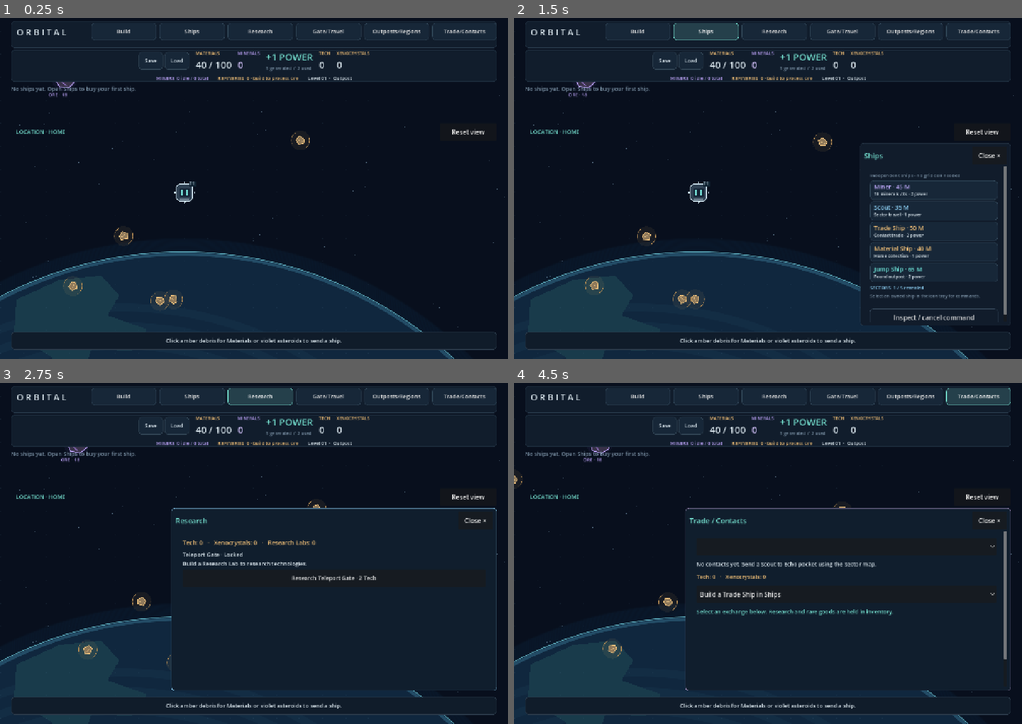
Above: before the commit, frames 1-4 (two rows, left to right).
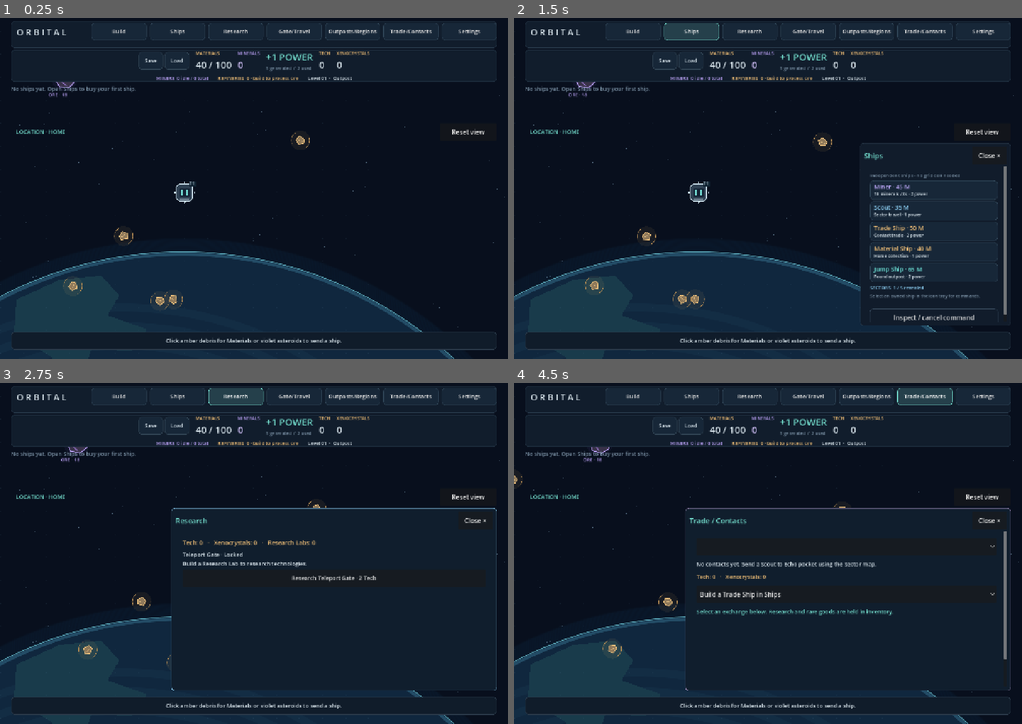
Above: after the commit, the same moments.

Repository: pidiman/orbital
Game: Godot game, scene res://orbital.tscn
The game is run twice, just before and just after one commit, with the same random seed, the same clock (stepped at 60 frames per second) and the same inputs.
Inputs:
- Up to frame 1 (0.25 s): no input
- Up to frame 2 (1.5 s): click "Build" at 0.5 s; click "Ships" at 1.25 s
- Up to frame 3 (2.75 s): click "Research" at 2 s
- Up to frame 4 (4.5 s): click "Gate/Travel" at 2.75 s; click "Outposts/Regions" at 3.5 s; click "Trade/Contacts" at 4.25 s

The runs differ from the first frame. In frame 1, 0.5% of the frame differs, in the area x 22-96%, y 1-7%; in frame 2, 0.8%; in frame 3, 0.9%; in frame 4, 1.4%, in the area x 22-98%, y 1-7%.

Commit message:
Add RTS camera pan (drag + WSAD) + edge scrolling toggle (default off) + Settings menu

Diff:
--- /dev/null
+++ b/data/camera_controls.json
@@ -0,0 +1,9 @@
+{
+  "pan_speed": 600.0,
+  "drag_threshold": 7.0,
+  "edge_width": 24.0,
+  "bounds_margin": 240.0,
+  "options": [
+    {"id": "edge_scrolling", "label": "Edge scrolling", "type": "bool", "default": false}
+  ]
+}
--- a/scripts/asteroid_field.gd
+++ b/scripts/asteroid_field.gd
@@ -44,17 +44,16 @@
 			_add_discovery_marker(asteroid_id)
 	asteroid_count = rocks.size()
 
-func _unhandled_input(event: InputEvent) -> void:
-	if not (event is InputEventMouseButton and event.pressed and event.button_index == MOUSE_BUTTON_LEFT):
-		return
+func handle_click(point: Vector2) -> bool:
 	for asteroid_id: int in rocks:
-		if (get_canvas_transform().affine_inverse() * event.position).distance_to(rocks[asteroid_id].point) <= 34.0:
+		if (get_canvas_transform().affine_inverse() * point).distance_to(rocks[asteroid_id].point) <= 34.0:
 			var error: String = fleet.dispatch(asteroid_id, selected_ship)
 			notice.emit("Mining Ship dispatched. Minerals arrive when the timer ends." if error.is_empty() else error, not error.is_empty())
 			if error.is_empty():
 				selected_ship = -1
 			get_viewport().set_input_as_handled()
-			return
+			return true
+	return false
 
 func _on_completed(unit: Variant, asteroid_id: int, amount: int) -> void:
 	var point: Vector2 = rocks[asteroid_id].point if rocks.has(asteroid_id) else board.center
--- /dev/null
+++ b/scripts/camera_input.gd
@@ -0,0 +1,84 @@
+extends Node
+# GUI gets the initial press first. World gestures are committed only on release.
+var game: Node2D
+var pending: bool = false
+var dragging: bool = false
+var start: Vector2
+var last: Vector2
+var region: String
+var focused: bool = true
+var pointer: Vector2 = Vector2(-1, -1)
+
+func _ready() -> void:
+	process_priority = 21
+	get_viewport().mouse_exited.connect(func() -> void: pointer = Vector2(-1, -1))
+
+func cancel_gesture() -> void:
+	pending = false
+	dragging = false
+
+func _notification(what: int) -> void:
+	if what == NOTIFICATION_WM_WINDOW_FOCUS_OUT:
+		focused = false
+		cancel_gesture()
+	elif what == NOTIFICATION_WM_WINDOW_FOCUS_IN:
+		focused = true
+
+func _unhandled_input(event: InputEvent) -> void:
+	if event is InputEventMouseButton and event.button_index == MOUSE_BUTTON_LEFT and event.pressed and not game.hud.pointer_over_ui(event.position):
+		pending = true
+		dragging = false
+		start = event.position
+		last = start
+		region = game.fleet.regions.current_region
+		get_viewport().set_input_as_handled()
+
+func _input(event: InputEvent) -> void:
+	if event is InputEventMouse: pointer = event.position
+	if event is InputEventKey and event.pressed and event.keycode == KEY_ESCAPE: cancel_gesture()
+	if event is InputEventMouseButton and event.pressed and event.button_index == MOUSE_BUTTON_RIGHT: cancel_gesture()
+	if not pending: return
+	if region != game.fleet.regions.current_region:
+		cancel_gesture()
+		return
+	if event is InputEventMouseMotion:
+		_drag_to(event.position)
+		get_viewport().set_input_as_handled()
+	elif event is InputEventMouseButton and event.button_index == MOUSE_BUTTON_LEFT and not event.pressed:
+		_drag_to(event.position)
+		var click: bool = not dragging and not game.hud.pointer_over_ui(event.position)
+		cancel_gesture()
+		get_viewport().set_input_as_handled()
+		if click: _click(start)
+
+func _drag_to(point: Vector2) -> void:
+	if not dragging and point.distance_to(start) > float(game.preferences.definitions.drag_threshold):
+		dragging = true
+		last = start
+	if dragging:
+		# Grab the field: contents follow the pointer in its drag direction.
+		game.ship_camera.pan_pixels(last - point)
+	last = point
+
+func _click(point: Vector2) -> void:
+	# Same precedence and original command handlers; no simulated input replay.
+	if game.get_node("ShipInteraction").handle_click(point): return
+	if game.asteroids.handle_click(point): return
+	if game.debris.handle_click(point): return
+	game.board.handle_click(point)
+
+func edge_direction(point: Vector2) -> Vector2:
+	if not game.preferences.values.edge_scrolling or pending or game.hud.has_open_panel() or game.hud.pointer_over_ui(point): return Vector2.ZERO
+	var area := get_viewport().get_visible_rect()
+	if not area.has_point(point): return Vector2.ZERO
+	var band: float = float(game.preferences.definitions.edge_width)
+	return Vector2(float(point.x >= area.end.x - band) - float(point.x < band), float(point.y >= area.end.y - band) - float(point.y < band)).normalized()
+
+func _process(delta: float) -> void:
+	if not focused or pending or game.hud.has_open_panel(): return
+	var owner: Control = get_viewport().gui_get_focus_owner()
+	if owner is LineEdit or owner is TextEdit: return
+	var direction := Vector2(float(Input.is_physical_key_pressed(KEY_D)) - float(Input.is_physical_key_pressed(KEY_A)), float(Input.is_physical_key_pressed(KEY_S)) - float(Input.is_physical_key_pressed(KEY_W)))
+	if direction == Vector2.ZERO: direction = edge_direction(pointer)
+	if direction != Vector2.ZERO:
+		game.ship_camera.pan_pixels(direction.normalized() * float(game.preferences.definitions.pan_speed) * minf(delta, 0.05))
--- /dev/null
+++ b/scripts/client_preferences.gd
@@ -0,0 +1,26 @@
+extends RefCounted
+# Local presentation preferences, entirely separate from OrbitalSaveStore.
+var definitions: Dictionary = JSON.parse_string(FileAccess.get_file_as_string("res://data/camera_controls.json"))
+var values: Dictionary = {}
+var path: String = "user://orbital-client.cfg"
+var enabled: bool = true
+
+func _init() -> void:
+	for option: Dictionary in definitions.options: values[option.id] = option.default
+
+func load_preferences() -> void:
+	if not enabled: return
+	var config := ConfigFile.new()
+	if config.load(path) != OK: return
+	for option: Dictionary in definitions.options:
+		var value: Variant = config.get_value("camera", option.id, option.default)
+		if typeof(value) == typeof(option.default): values[option.id] = value
+
+func set_value(id: String, value: Variant) -> Error:
+	if not values.has(id) or typeof(value) != typeof(values[id]): return ERR_INVALID_PARAMETER
+	values[id] = value
+	if not enabled: return OK
+	var config := ConfigFile.new()
+	config.load(path) # Preserve unrelated/future preferences.
+	for key: String in values: config.set_value("camera", key, values[key])
+	return config.save(path)
--- a/scripts/debris_field.gd
+++ b/scripts/debris_field.gd
@@ -26,14 +26,12 @@
 		pieces.append({"id": debris_id, "point": point, "angle": fmod(debris_id * 2.399, TAU) + supply.elapsed * 0.2})
 	debris_count = pieces.size()
 
-func _unhandled_input(event: InputEvent) -> void:
+func handle_click(point: Vector2) -> bool:
 	if not supply.fleet.regions.primary_station_visible():
-		return
-	if not (event is InputEventMouseButton and event.pressed and event.button_index == MOUSE_BUTTON_LEFT):
-		return
+		return false
 	for i in range(pieces.size() - 1, -1, -1):
 		var piece: Dictionary = pieces[i]
-		if (get_canvas_transform().affine_inverse() * event.position).distance_to(piece.point) <= 27:
+		if (get_canvas_transform().affine_inverse() * point).distance_to(piece.point) <= 27:
 			var collected: int = supply.salvage(int(piece.id))
 			if collected == 0:
 				full_storage.emit()
@@ -42,7 +40,8 @@
 			_sync_view()
 			get_viewport().set_input_as_handled()
 			queue_redraw()
-			return
+			return true
+	return false
 
 func _draw() -> void:
 	for piece: Dictionary in pieces:
--- a/scripts/hud.gd
+++ b/scripts/hud.gd
@@ -27,6 +27,8 @@
 var grid_controls: HBoxContainer
 var grid_buttons: Dictionary = {}
 var menu_buttons: Dictionary = {}
+var settings_panel: PanelContainer
+var settings_toggles: Dictionary = {}
 var managed_panels: Array[PanelContainer] = []
 var panel_closes: Dictionary = {}
 var active_menu: String = ""
@@ -729,7 +731,7 @@
 	root.add_child(top_bar)
 	title_label.reparent(root)
 	toolbar = GridContainer.new()
-	toolbar.columns = 6
+	toolbar.columns = 7
 	toolbar.add_theme_constant_override("h_separation", 8)
 	toolbar.add_theme_constant_override("v_separation", 8)
 	menu_scroll = ScrollContainer.new()
@@ -737,7 +739,7 @@
 	root.add_child(menu_scroll)
 	menu_scroll.add_child(toolbar)
 	toolbar.size_flags_horizontal = Control.SIZE_EXPAND_FILL
-	for caption: String in ["Build", "Ships", "Research", "Gate/Travel", "Outposts/Regions", "Trade/Contacts"]:
+	for caption: String in ["Build", "Ships", "Research", "Gate/Travel", "Outposts/Regions", "Trade/Contacts", "Settings"]:
 		var button := Button.new()
 		button.text = caption
 		button.custom_minimum_size.y = 44
@@ -751,6 +753,7 @@
 	research_button.get_parent().remove_child(research_button)
 	research_button.queue_free()
 	research_button = menu_buttons["Research"]
+	_setup_settings()
 	_wrap_panel(panel, "Build / Ships")
 	_wrap_panel(research_panel, "Research")
 	_wrap_panel(gate_panel, "Gate / Travel")
@@ -790,7 +793,7 @@
 	heading.add_child(close)
 	panel_closes[target.get_instance_id()] = close
 	var view: Node = region_navigation if target == region_navigation.panel else target
-	if view != panel and view != ship_context:
+	if view != panel and view != ship_context and view != settings_panel:
 		var old_close: Button = view.close_button
 		old_close.get_parent().hide()
 		view.close_button = close
@@ -822,7 +825,7 @@
 func _layout_menus() -> void:
 	if not is_instance_valid(toolbar): return
 	var viewport_size := get_viewport().get_visible_rect().size
-	toolbar.columns = 6
+	toolbar.columns = 7
 	menu_scroll.position = Vector2(230, 12)
 	menu_scroll.size = Vector2(viewport_size.x - 258, 60)
 	toolbar.custom_minimum_size.y = 44
@@ -838,7 +841,7 @@
 	region_navigation.location_label.mouse_filter = Control.MOUSE_FILTER_IGNORE
 	orbit_label.hide() # Replaced by the always-visible location indicator and Regions details.
 	for target: PanelContainer in managed_panels:
-		var width: float = minf(380 if target == panel or target == ship_context else 820, viewport_size.x - 56)
+		var width: float = minf(380 if target == panel or target == ship_context or target == settings_panel else 820, viewport_size.x - 56)
 		target.position = Vector2(viewport_size.x - width - 28, top)
 		var height: float = maxf(100, viewport_size.y - top - 84)
 		target.size = Vector2(width, minf(height, 360) if target == ship_context else height)
@@ -869,6 +872,7 @@
 		"Build", "Ships":
 			activate_panel(panel, menu)
 			tabs.current_tab = 0 if menu == "Build" else 1
+		"Settings": activate_panel(settings_panel, "Settings")
 		"Research": research_panel.open_panel()
 		"Gate/Travel": gate_panel.open_panel()
 		"Outposts/Regions": region_navigation.open_region(fleet.regions.current_region)
@@ -1003,3 +1007,37 @@
 		"→": camera.pan_view(Vector2.RIGHT)
 		"↑": camera.pan_view(Vector2.UP)
 		"↓": camera.pan_view(Vector2.DOWN)
+
+func _setup_settings() -> void:
+	settings_panel = PanelContainer.new()
+	settings_panel.name = "Settings"
+	root.add_child(settings_panel)
+	var body := VBoxContainer.new()
+	settings_panel.add_child(body)
+	for option: Dictionary in get_parent().preferences.definitions.options:
+		if option.type != "bool": continue
+		var toggle := CheckButton.new()
+		toggle.text = option.label
+		toggle.button_pressed = get_parent().preferences.values[option.id]
+		toggle.toggled.connect(func(value: bool) -> void:
+			if get_parent().preferences.set_value(option.id, value) != OK:
+				message("Could not save local settings."))
+		body.add_child(toggle)
+		settings_toggles[option.id] = toggle
+	_label(body, "Drag the field or use W/A/S/D to pan.", 14, MUTED)
+	_wrap_panel(settings_panel, "Settings")
+
+func has_open_panel() -> bool:
+	return managed_panels.any(func(item: PanelContainer) -> bool: return item.visible) or (is_instance_valid(dev_panel) and dev_panel.visible)
+
+func pointer_over_ui(point: Vector2) -> bool:
+	var viewport_size := get_viewport().get_visible_rect().size
+	if not Rect2(Vector2.ZERO, viewport_size).has_point(point): return true
+	if Rect2(28, 8, viewport_size.x - 56, 68).has_point(point): return true
+	var controls: Array[Control] = [resource_bar, ship_tray, station_view_button, region_navigation.location_label, footer]
+	for target: PanelContainer in managed_panels: controls.append(target)
+	if is_instance_valid(dev_panel): controls.append(dev_panel)
+	for control: Control in controls:
+		if control.is_visible_in_tree() and control.get_global_rect().has_point(point): return true
+	var hovered := get_viewport().gui_get_hovered_control()
+	return is_instance_valid(hovered) and hovered != root and hovered.mouse_filter != Control.MOUSE_FILTER_IGNORE
--- a/scripts/main.gd
+++ b/scripts/main.gd
@@ -22,6 +22,8 @@
 var model: StationModel
 var board: Node2D
 var debris: Node2D
+var preferences: RefCounted
+var camera_input: Node
 var ship_motion: Node
 var hud: CanvasLayer
 var ship_camera: Camera2D
@@ -39,6 +41,9 @@
 	# Disposable playtests must never read or overwrite the player's checkpoint.
 	persistence.path = save_path
 	persistence.enabled = verification_persistence or (not OS.get_cmdline_args().has("--summer-verify") and not get_tree().root.has_node("SummerProbe"))
+	preferences = preload("res://scripts/client_preferences.gd").new()
+	preferences.enabled = not OS.get_cmdline_args().has("--summer-verify") and not get_tree().root.has_node("SummerProbe")
+	preferences.load_preferences()
 	var resume_error: String = ""
 	var resumed: bool = false
 	if persistence.enabled and FileAccess.file_exists(persistence.path):
@@ -95,6 +100,10 @@
 	ship_interaction.name = "ShipInteraction"
 	ship_interaction.game = self
 	add_child(ship_interaction)
+	camera_input = preload("res://scripts/camera_input.gd").new()
+	camera_input.name = "CameraInput"
+	camera_input.game = self
+	add_child(camera_input)
 	supply.collection.notice.connect(hud.message)
 	hud.tool_selected.connect(_select_tool)
 	hud.ship_assignment_requested.connect(func(ship_id: int) -> void: asteroids.selected_ship = ship_id)
--- a/scripts/ship_focus.gd
+++ b/scripts/ship_focus.gd
@@ -1,4 +1,5 @@
 extends Camera2D
+const RegionView = preload("res://scripts/region_view.gd")
 # Presentation coordinates only; never writes ship, station, or mission state.
 var game: Node2D
 var ship_id: int = -1
@@ -36,9 +37,7 @@
 	return game.ship_motion.position_for(id)
 
 func pan_view(direction: Vector2) -> void:
-	ship_id = -1
-	position += direction * 120.0 / zoom
-	force_update_scroll()
+	pan_pixels(direction * 120.0)
 
 func zoom_view(factor: float) -> void:
 	ship_id = -1
@@ -53,3 +52,20 @@
 	zoom = Vector2.ONE * minf(area.size.x / grid_size.x, area.size.y / grid_size.y)
 	position = game.board.center + (viewport_size * 0.5 - area.get_center()) / zoom
 	force_update_scroll()
+
+func pan_bounds() -> Rect2:
+	var area := Rect2(Vector2.ZERO, get_viewport_rect().size)
+	if game.fleet.regions.primary_station_visible():
+		var extent: Vector2 = Vector2(StationGeometry.grid_dimensions) * game.board.cell_size * 0.5
+		area = area.merge(Rect2(game.board.center - extent, extent * 2.0))
+	else:
+		for content: Dictionary in game.fleet.regions.records[game.fleet.regions.current_region].contents:
+			if content.has("position"):
+				area = area.expand(RegionView.project(content.position, get_viewport_rect().size))
+	return area.grow(float(game.preferences.definitions.bounds_margin))
+
+func pan_pixels(offset: Vector2) -> void:
+	ship_id = -1
+	var bounds: Rect2 = pan_bounds()
+	position = (position + offset / zoom).clamp(bounds.position, bounds.end)
+	force_update_scroll()
--- a/scripts/ship_interaction.gd
+++ b/scripts/ship_interaction.gd
@@ -21,16 +21,16 @@
 		return first.distance_squared_to(screen_point) < second.distance_squared_to(screen_point))
 	return hits
 
-func _unhandled_input(event: InputEvent) -> void:
-	if not (event is InputEventMouseButton and event.pressed and event.button_index == MOUSE_BUTTON_LEFT): return
-	var hits: Array[int] = hits_at(event.position)
-	if hits.is_empty(): return
+func handle_click(point: Vector2) -> bool:
+	var hits: Array[int] = hits_at(point)
+	if hits.is_empty(): return false
 	var id: int = hits[0]
 	# Overlapping transit sprites at the same gate are individually reachable.
 	if hits.size() > 1 and hits.has(game.hud.selected_ship_id):
 		id = hits[(hits.find(game.hud.selected_ship_id) + 1) % hits.size()]
 	game.hud.select_ship(id)
 	get_viewport().set_input_as_handled()
+	return true
 
 func _draw() -> void:
 	var id: int = game.hud.selected_ship_id
--- a/scripts/station_board.gd
+++ b/scripts/station_board.gd
@@ -43,17 +43,17 @@
 func _on_built(world_position: Vector2, _kind: String) -> void:
 	pulses.append({"position": world_position, "time": 0.0})
 
-func _unhandled_input(event: InputEvent) -> void:
-	if model.region_context != null and not model.region_context.primary_station_visible():
-		return
-	if event is InputEventMouseButton and event.pressed and event.button_index == MOUSE_BUTTON_LEFT:
-		if not selected.is_empty():
-			requested_build.emit(placement_position(get_canvas_transform().affine_inverse() * event.position))
-			get_viewport().set_input_as_handled()
-		elif module_at_screen(get_canvas_transform().affine_inverse() * event.position) != Vector2.INF:
-			inspected_position = module_at_screen(get_canvas_transform().affine_inverse() * event.position)
-			module_selected.emit(inspected_position)
-			get_viewport().set_input_as_handled()
+func handle_click(point: Vector2) -> bool:
+	if model.region_context != null and not model.region_context.primary_station_visible(): return false
+	var world_point: Vector2 = get_canvas_transform().affine_inverse() * point
+	if not selected.is_empty():
+		requested_build.emit(placement_position(world_point))
+		return true
+	if module_at_screen(world_point) != Vector2.INF:
+		inspected_position = module_at_screen(world_point)
+		module_selected.emit(inspected_position)
+		return true
+	return false
 
 func _draw() -> void:
 	var grid_color := Color(0.39, 0.57, 0.68, 0.10 if selected.is_empty() else 0.21)
--- /dev/null
+++ b/tests/camera_playthrough.gd
@@ -0,0 +1,109 @@
+extends "res://tests/outpost_playthrough.gd"
+
+func mouse(point: Vector2, down: bool) -> void:
+	var event := InputEventMouseButton.new()
+	event.button_index = MOUSE_BUTTON_LEFT
+	event.position = point
+	event.pressed = down
+	get_viewport().push_input(event, true)
+	await settle(2)
+
+func motion(point: Vector2) -> void:
+	var event := InputEventMouseMotion.new()
+	event.position = point
+	get_viewport().push_input(event, true)
+	await settle(2)
+
+func _ready() -> void:
+	await settle(3)
+	game = get_tree().root.get_node("Orbital")
+	game.get_node("ResourceClock").set_process(false)
+	var camera = game.ship_camera
+	var input = game.camera_input
+	var hud = game.hud
+	input.focused = true
+	input.set_process(false) # Deterministic frame durations for continuous input checks.
+	var before: Dictionary = game.persistence.snapshot()
+	checks.default_off = not game.preferences.values.edge_scrolling
+	await mouse(Vector2(600, 450), true)
+	var origin: Vector2 = camera.position
+	await motion(Vector2(680, 490))
+	await mouse(Vector2(680, 490), false)
+	checks.drag_direction = camera.position.is_equal_approx(origin - Vector2(80, 40))
+	checks.drag_no_action = before == game.persistence.snapshot()
+	camera.reset_view()
+	# Placement mode must remain armed after a drag, without spending/building.
+	hud.choose("solar")
+	before = game.persistence.snapshot()
+	await mouse(Vector2(600, 450), true)
+	await motion(Vector2(620, 450))
+	await mouse(Vector2(620, 450), false)
+	checks.build_drag_no_action = before == game.persistence.snapshot() and game.board.selected == "solar"
+	hud.choose("")
+	camera.reset_view()
+	# A short click still salvages through the original handler, only on release.
+	var piece: Dictionary = game.debris.pieces[0]
+	camera.position = piece.point
+	camera.force_update_scroll()
+	var center: Vector2 = game.get_viewport_rect().size * 0.5
+	var materials: int = game.model.materials
+	await mouse(center, true)
+	checks.press_defers_action = game.model.materials == materials
+	await motion(center + Vector2(3, 0))
+	await mouse(center + Vector2(3, 0), false)
+	checks.short_click_salvages = game.model.materials > materials
+	camera.reset_view()
+	for code: int in [KEY_W, KEY_A, KEY_S, KEY_D]:
+		origin = camera.position
+		var key_event := InputEventKey.new()
+		key_event.physical_keycode = code
+		key_event.pressed = true
+		Input.parse_input_event(key_event)
+		Input.flush_buffered_events()
+		input.focused = true
+		input._process(0.05)
+		key_event = InputEventKey.new()
+		key_event.physical_keycode = code
+		Input.parse_input_event(key_event)
+		checks["key_%d" % code] = is_equal_approx(camera.position.distance_to(origin), 30.0)
+	game.preferences.path = "user://camera-test-preferences.cfg"
+	game.preferences.enabled = true
+	before = game.persistence.snapshot()
+	await use(hud.menu_buttons.Settings)
+	await use(hud.settings_toggles.edge_scrolling)
+	checks.toggle_on = game.preferences.values.edge_scrolling
+	checks.menu_blocks_edge = input.edge_direction(Vector2(1, 450)) == Vector2.ZERO
+	var restored = preload("res://scripts/client_preferences.gd").new()
+	restored.path = game.preferences.path
+	restored.load_preferences()
+	checks.preference_reload = restored.values.edge_scrolling
+	hud.close_panels()
+	await motion(Vector2(1, 450))
+	checks.edge_direction = input.edge_direction(Vector2(1, 450)) == Vector2.LEFT
+	origin = camera.position
+	input.focused = true
+	input._process(0.05)
+	checks.edge_moves = camera.position.x < origin.x
+	checks.ui_blocks_edge = input.edge_direction(Vector2(40, 30)) == Vector2.ZERO
+	await use(hud.menu_buttons.Settings)
+	await use(hud.settings_toggles.edge_scrolling)
+	hud.close_panels()
+	checks.toggle_off = input.edge_direction(Vector2(1, 450)) == Vector2.ZERO
+	checks.settings_no_game_mutation = before == game.persistence.snapshot()
+	DirAccess.remove_absolute(ProjectSettings.globalize_path(game.preferences.path))
+	camera.pan_pixels(Vector2(1e8, 1e8))
+	checks.bounds_max = camera.position == camera.pan_bounds().end
+	camera.pan_pixels(Vector2(-1e8, -1e8))
+	checks.bounds_min = camera.position == camera.pan_bounds().position
+	await use(hud.station_view_button)
+	checks.reset = camera.position == center and camera.zoom == Vector2.ONE
+	camera.fit_grid()
+	checks.fit = camera.zoom.x < 1.0
+	await use(hud.menu_buttons.Settings)
+	save_frame("camera_settings")
+	game.fleet._discover_region("venus")
+	game.fleet.regions.current_region = "venus"
+	camera.pan_pixels(Vector2(1e8, 1e8))
+	checks.remote_bounds = camera.position == camera.pan_bounds().end
+	report("checks", checks)
+	finish()
Not shown, added: scripts/camera_input.gd.uid
Not shown, added: scripts/client_preferences.gd.uid
Not shown, added: tests/camera_playthrough.gd.uid
Not shown, added: docs/camera-controls.md
